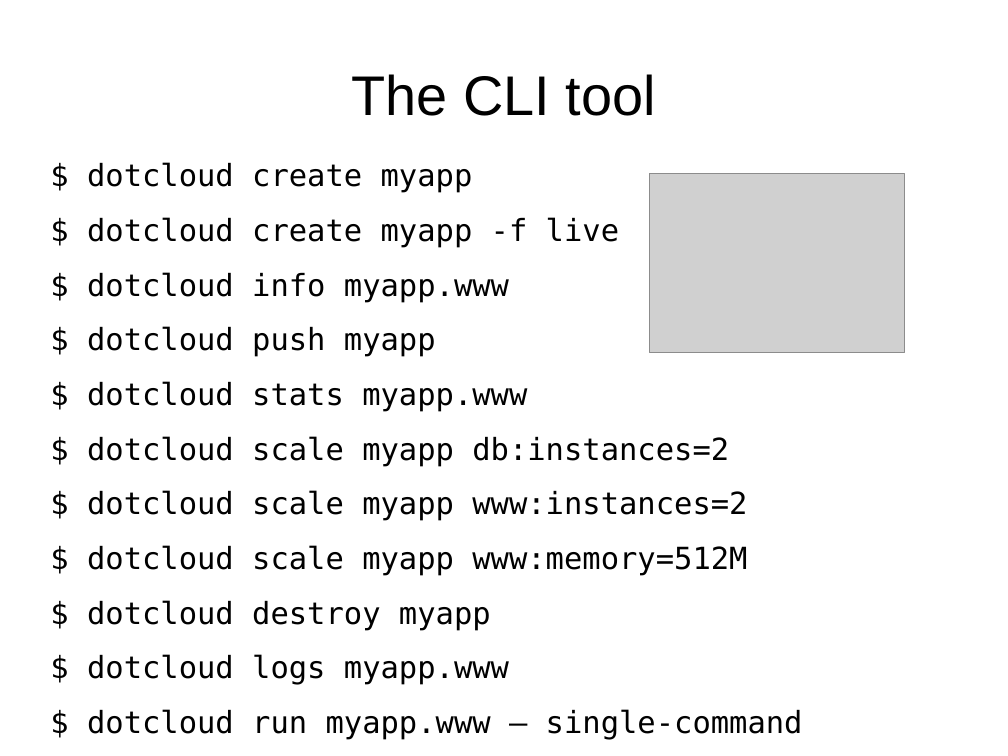
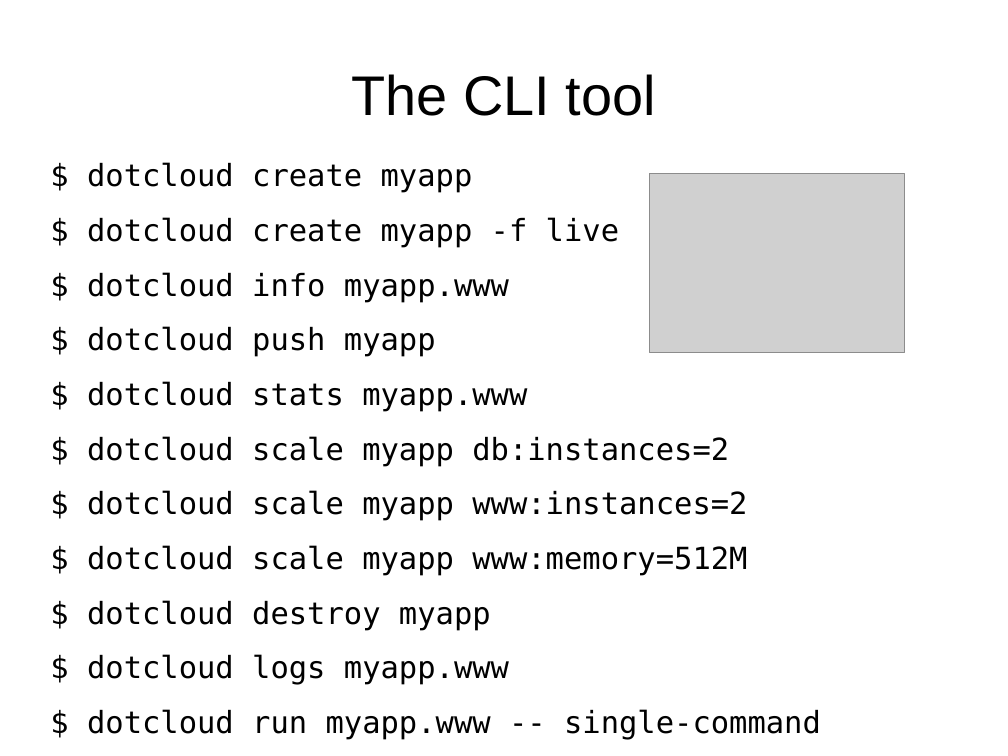
Before and after one commit to daoswald/dotcloud_talk, a slide deck: slide 26 of dotcloud_pm_talk.odp. Drawn at 1008x756 pixels with LibreOffice and Linux fonts; fonts in the diff are those of the drawing; grey boxes stand for pictures. Boxes give left, top, right and bottom in pixels: in the first picture for what was removed or moved away, otherwise in the second. Text is boxed around its words. In the diff, an @@ line names an element or a change of style, - is before the commit and + after.

Commit message:
Fixed a few spelling errors.

```diff
--- a/dotcloud_pm_talk.odp
+++ b/dotcloud_pm_talk.odp
@@ text at (x1=87, y1=709, x2=821, y2=739): text changed @@
-$ dotcloud run myapp.www – single-command
+$ dotcloud run myapp.www -- single-command
```
Also in this commit, not shown: 4 other slides changed.
